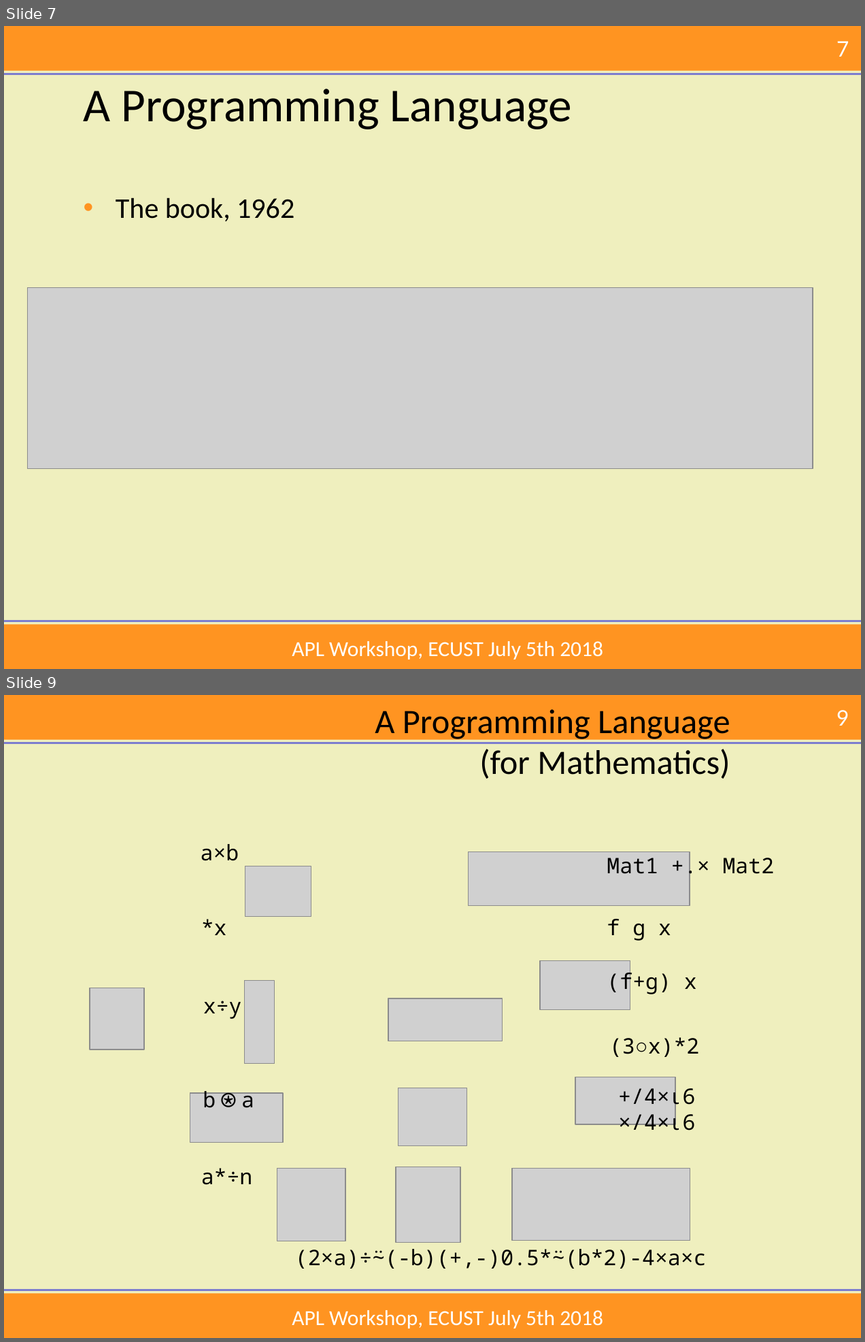
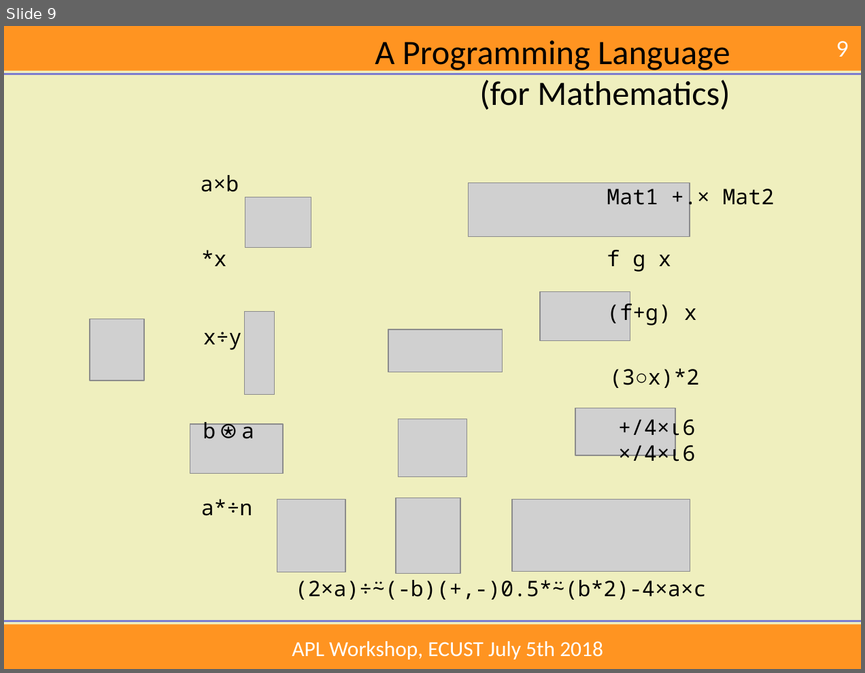
Before and after one commit to mkromberg/ECUST2018, a slide deck: Intro.pptx. Shown one above the other, each under a label of ours: slides 7 and 9 before the commit, slide 9 after it; the slides between them are not shown. The pictures are 865x1342 and 865x673 pixels, drawn with LibreOffice and Linux fonts; fonts in the diff are those of the drawing; grey boxes stand for pictures; background and template pictures are left out. Boxes give left, top, right and bottom in pixels: in the first picture for what was removed or moved away, otherwise in the second. Text is boxed around its words. In the diff, an @@ line names an element or a change of style, - is before the commit and + after.

```diff
--- a/Intro.pptx
+++ b/Intro.pptx
@@ slide 7 removed at (4,26,861,669), background #EFEFBE; not listed: 5 template elements that a slide beside it also shows @@
@@ title removed at (84,89,571,129) @@
-A Programming Language
@@ text removed at (116,197,294,221) @@
-• The book, 1962
@@ picture removed at (28,287,813,468) @@
@@ text removed at (292,641,603,659) @@
-• APL Workshop, ECUST July 5th 2018
```
Also in this commit, not shown: 7 slides changed, 5 slides added, 6 other slides removed, 1 other file.
